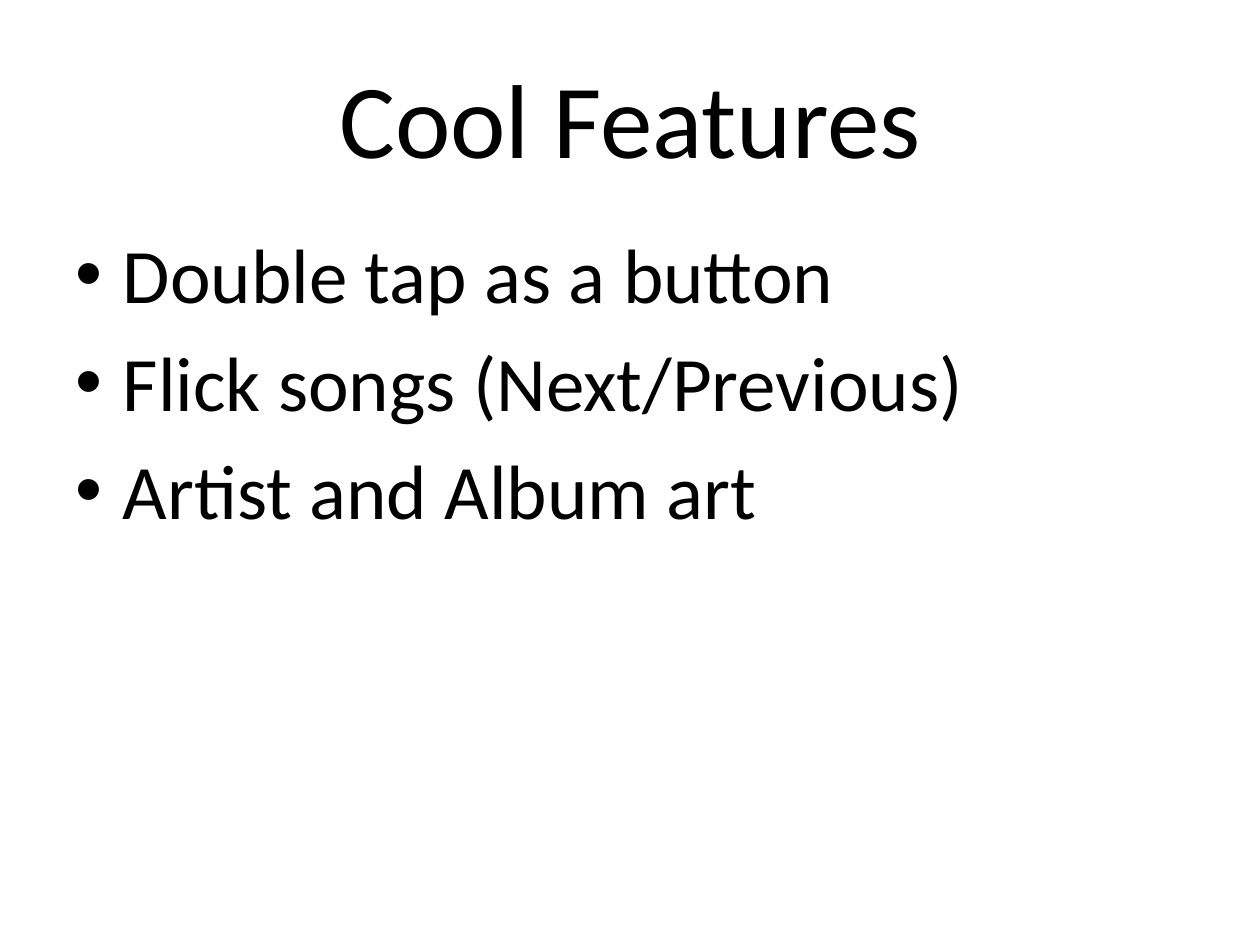
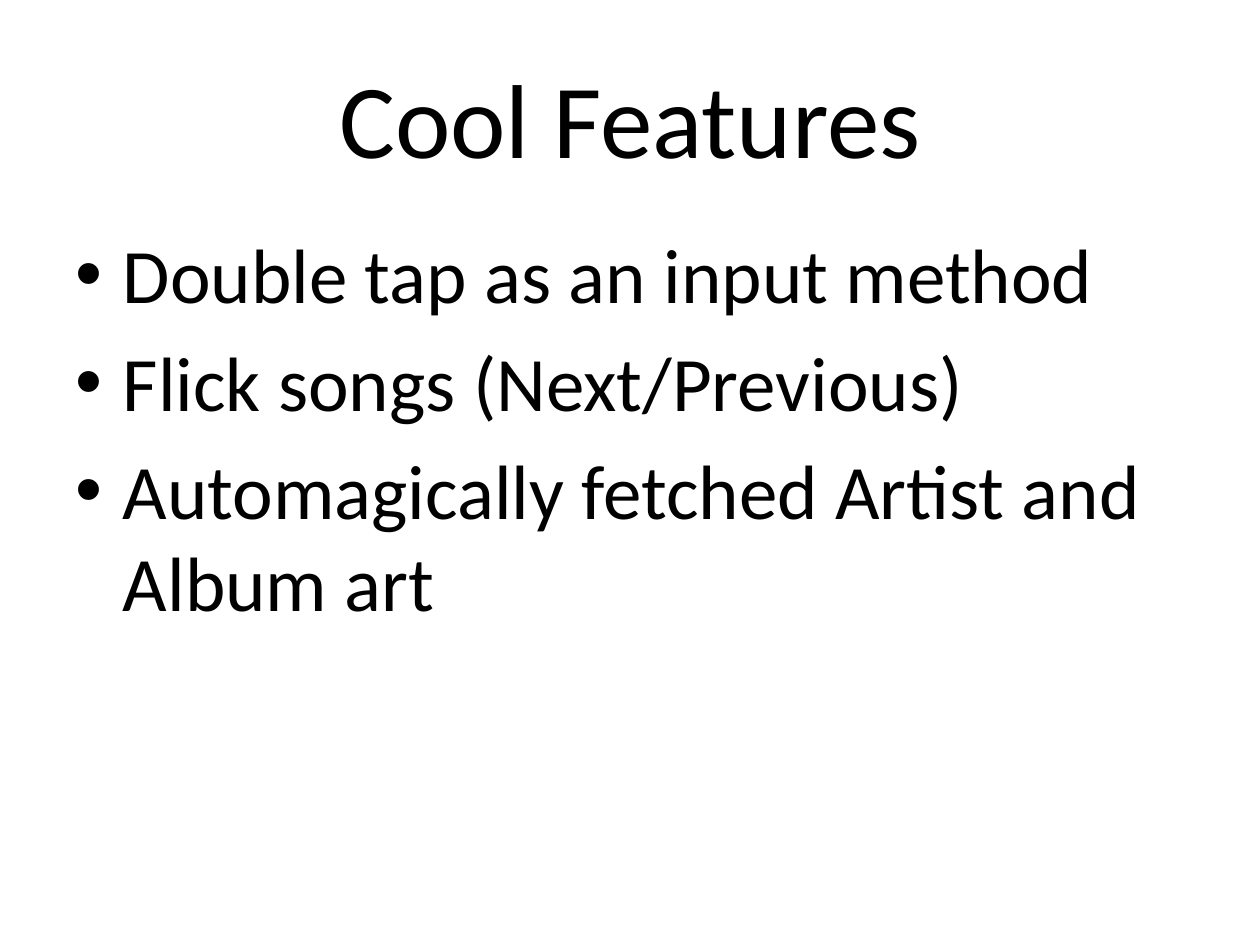
Before and after one commit to OpherV/kinoplayer, a slide deck: slide 5 of Docs/Presentation/Kino.pptx. Drawn at 1260x945 pixels with LibreOffice and Linux fonts; fonts in the diff are those of the drawing. Boxes give left, top, right and bottom in pixels: in the first picture for what was removed or moved away, otherwise in the second. Text is boxed around its words. In the diff, an @@ line names an element or a change of style, - is before the commit and + after.

```diff
--- a/Docs/Presentation/Kino.pptx
+++ b/Docs/Presentation/Kino.pptx
@@ text at [123, 249, 1093, 316]: text changed @@
-• Double tap as a button
+• Double tap as an input method
@@ text at [123, 465, 1140, 612]: text changed @@
-• Artist and Album art
+• Automagically fetched Artist and Album art
```
Also in this commit, not shown: 3 other slides changed.
